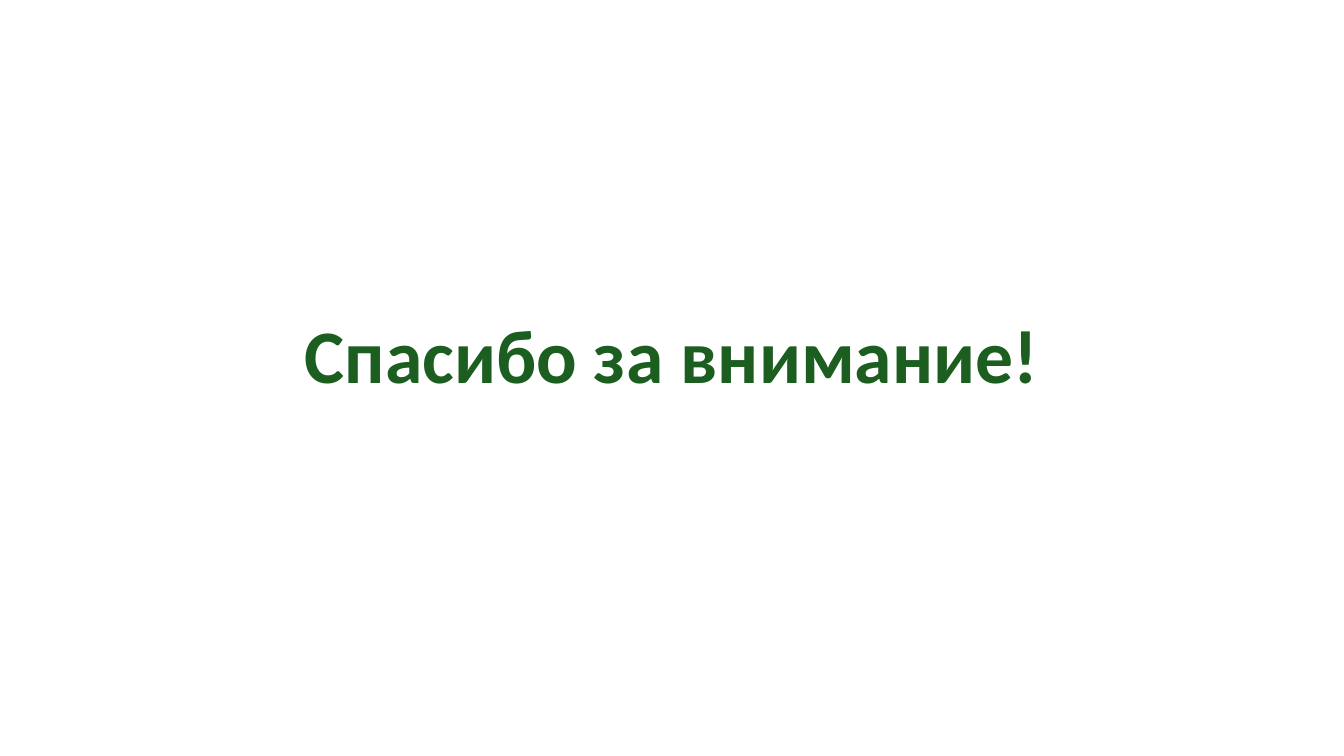
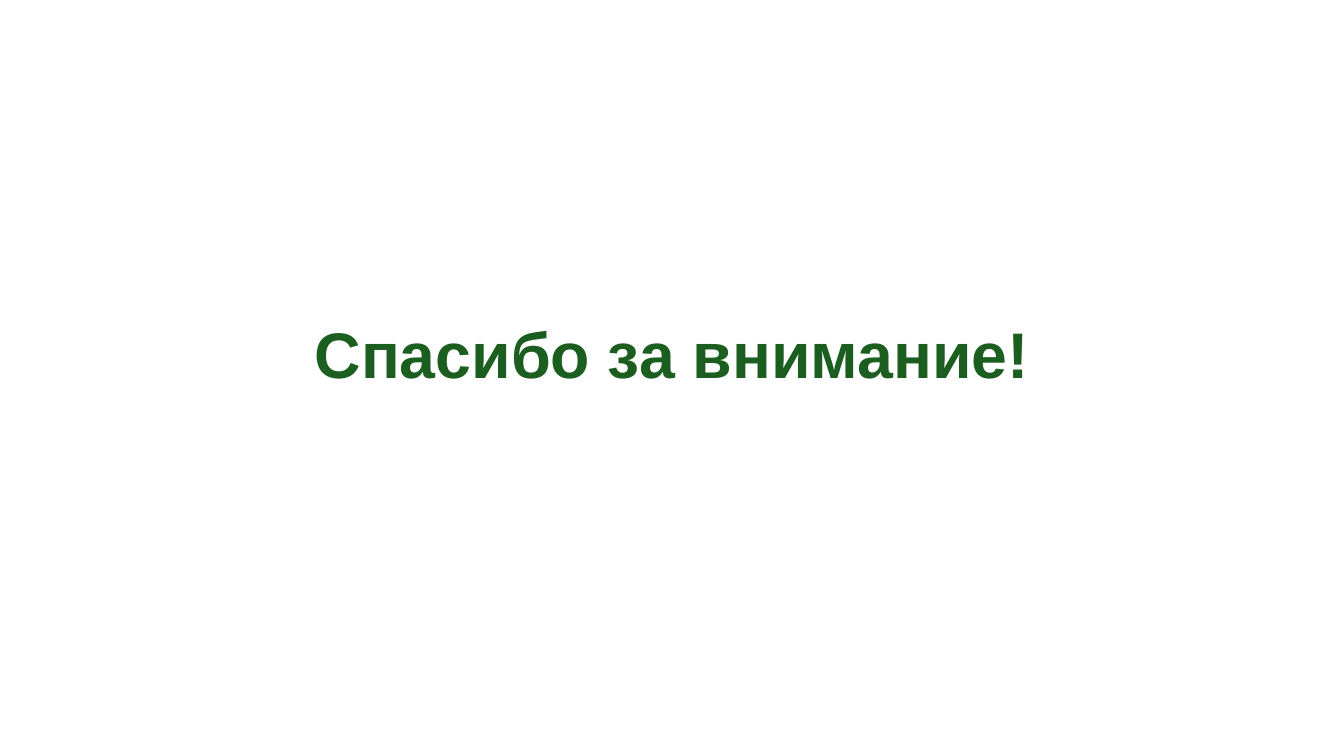
Before and after one commit to mm88vin11/Ozon-Profit, a slide deck: slide 9 of Что такое экология.pptx. Drawn at 1344x756 pixels with LibreOffice and Linux fonts; fonts in the diff are those of the drawing; background and template pictures are left out. Boxes give left, top, right and bottom in pixels: in the first picture for what was removed or moved away, otherwise in the second. Text is boxed around its words. In the diff, an @@ line names an element or a change of style, - is before the commit and + after.

```diff
--- a/Что такое экология.pptx
+++ b/Что такое экология.pptx
@@ text "Спасибо за внимание!" at (315, 331, 1029, 379): size 54 to 46 pt, font Calibri to Arial @@
```
Also in this commit, not shown: 9 other slides changed.
